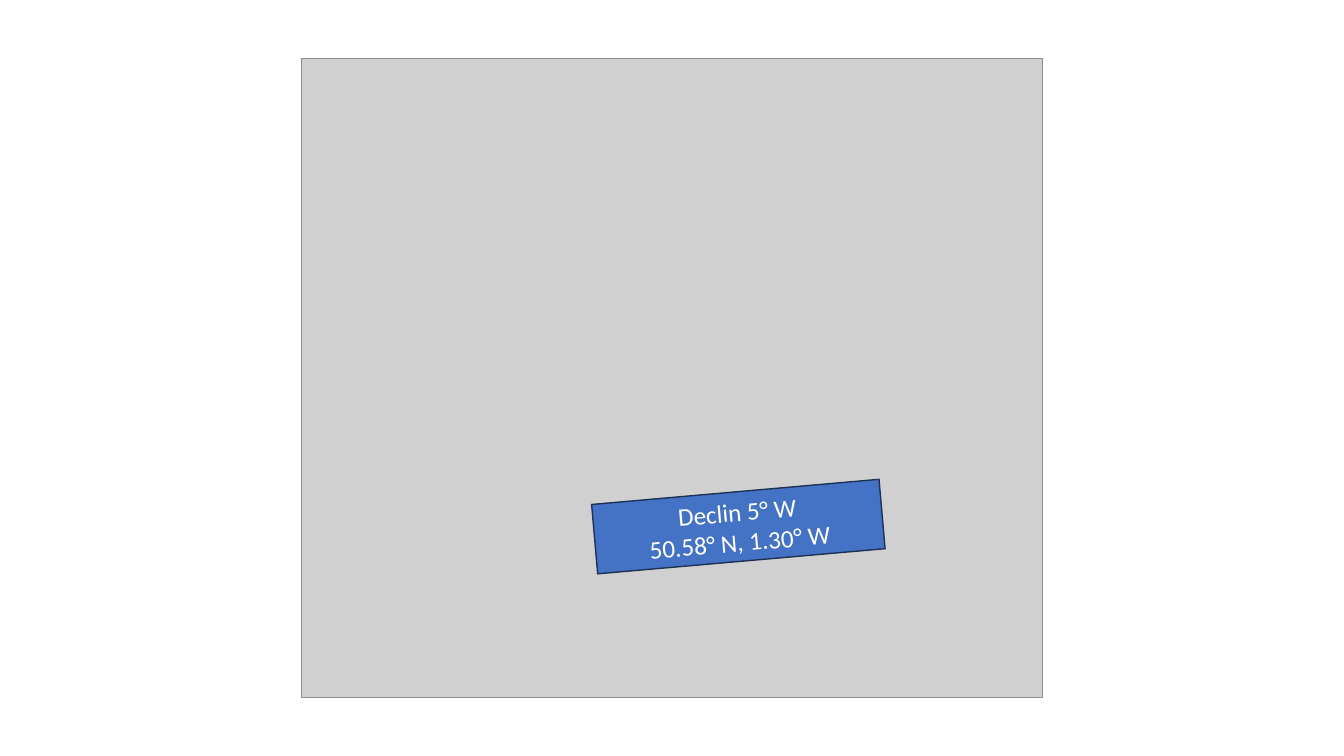
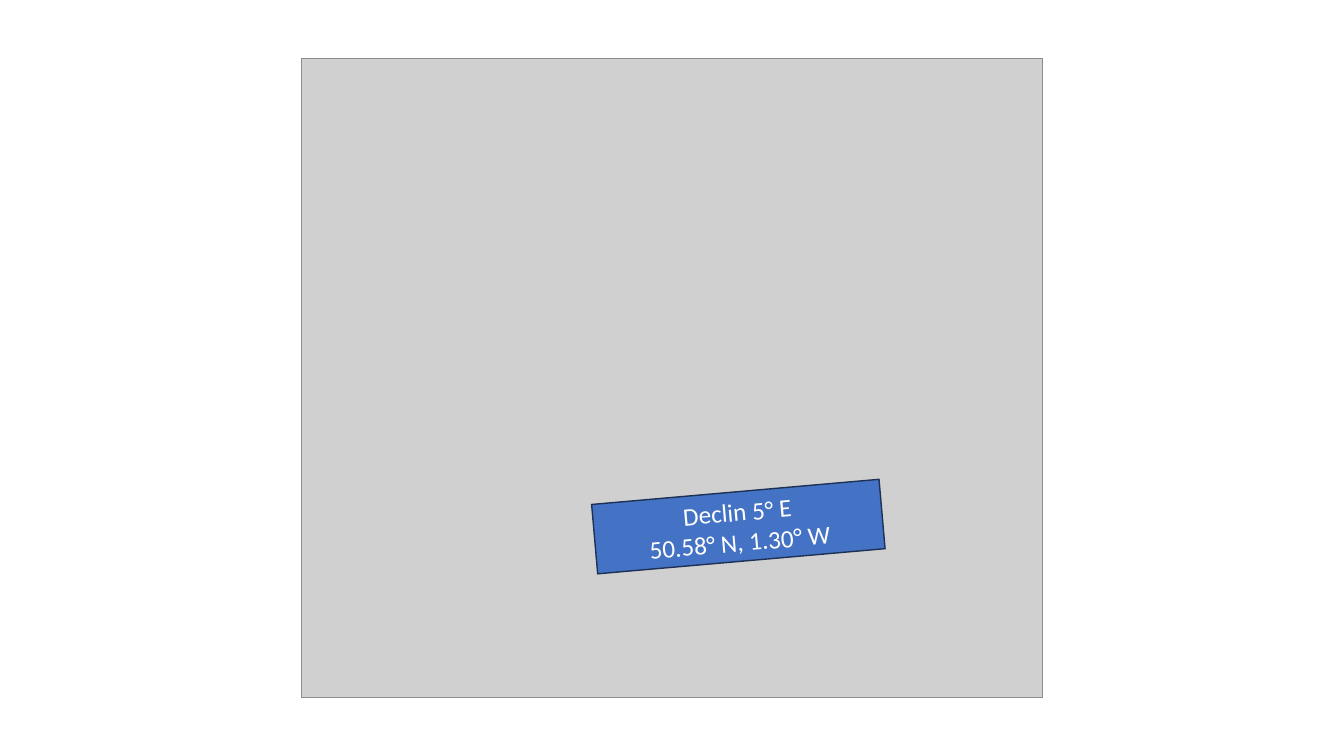
Before and after one commit to ajfhodgson/Sun-Az-El-Plot, a slide deck: slide 1 of Gurnard.pptx. Drawn at 1344x756 pixels with LibreOffice and Linux fonts; fonts in the diff are those of the drawing; grey boxes stand for pictures. Boxes give left, top, right and bottom in pixels: in the first picture for what was removed or moved away, otherwise in the second. Text is boxed around its words. In the diff, an @@ line names an element or a change of style, - is before the commit and + after.

```diff
--- a/Gurnard.pptx
+++ b/Gurnard.pptx
@@ text in rectangle at (684, 500, 792, 526): text changed @@
-Declin 5° W
+Declin 5° E
```
Also in this commit, not shown: 5 other files.
